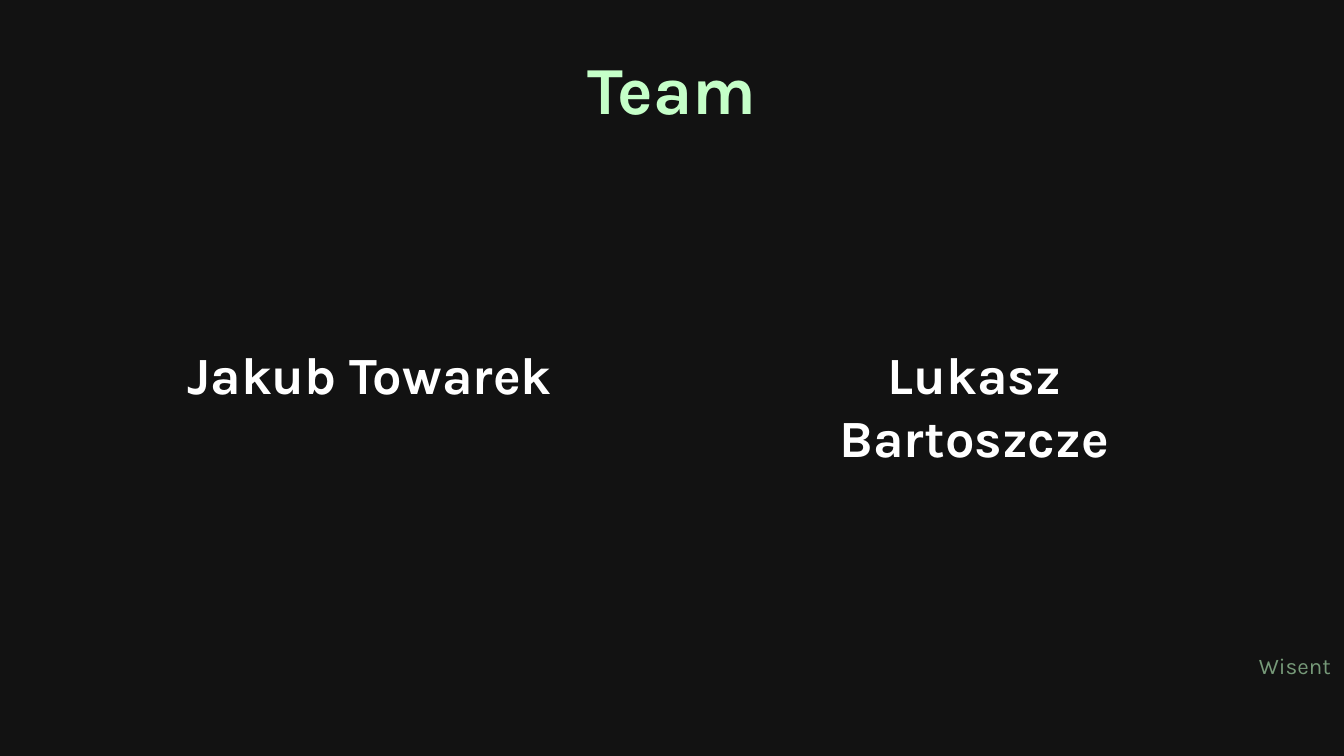
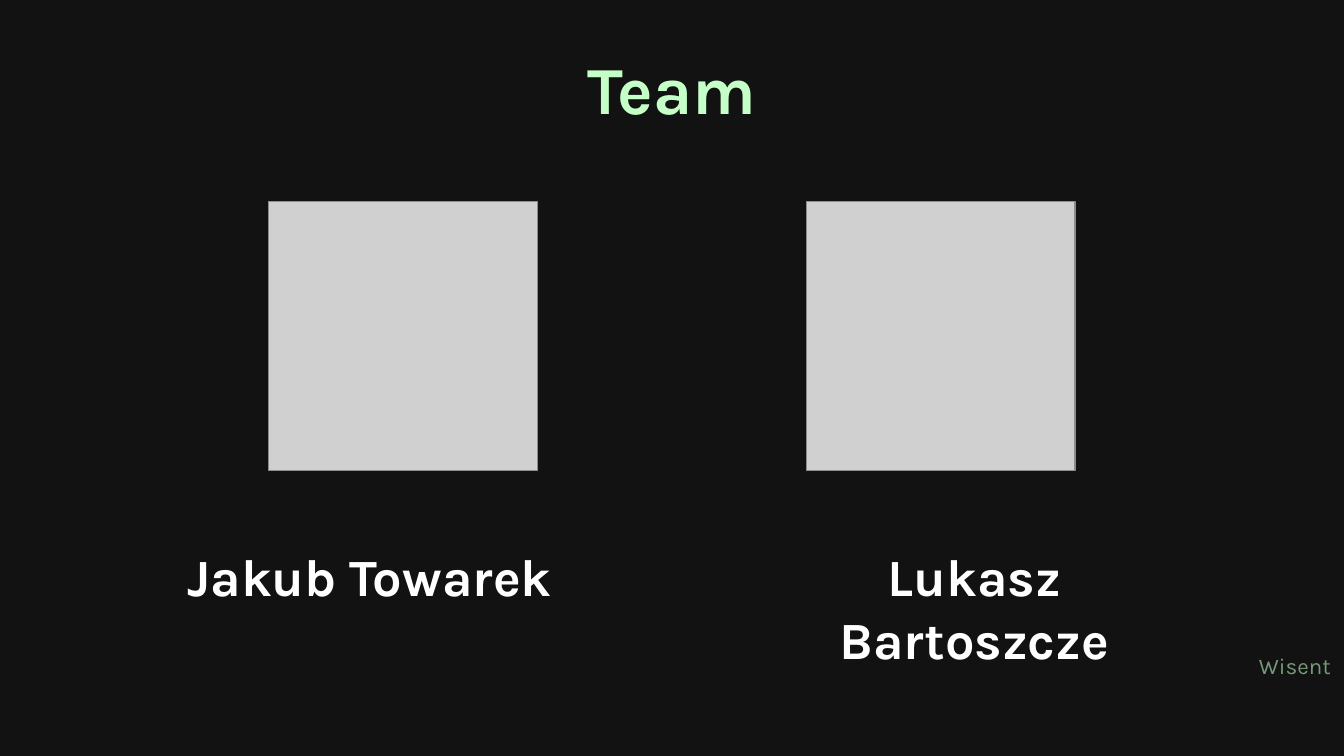
Before and after one commit to wisent-ai/OpenEnv, a slide deck: slide 13 of slides/gslides/kant_slides.pptx. Drawn at 1344x756 pixels with LibreOffice and Linux fonts; fonts in the diff are those of the drawing; grey boxes stand for pictures. Boxes give left, top, right and bottom in pixels: in the first picture for what was removed or moved away, otherwise in the second. Text is boxed around its words. In the diff, an @@ line names an element or a change of style, - is before the commit and + after.

```diff
--- a/slides/gslides/kant_slides.pptx
+++ b/slides/gslides/kant_slides.pptx
@@ picture added at [269, 202, 538, 470] @@
@@ picture added at [806, 202, 1075, 470] @@
@@ text "Jakub Towarek": place and size @@
-text "Jakub Towarek" at [187, 358, 552, 395]
+text "Jakub Towarek" at [187, 560, 552, 597]
@@ text "Lukasz Bartoszcze": place and size @@
-text "Lukasz Bartoszcze" at [840, 358, 1109, 458]
+text "Lukasz Bartoszcze" at [840, 560, 1109, 660]
```
Also in this commit, not shown: 12 other files.
